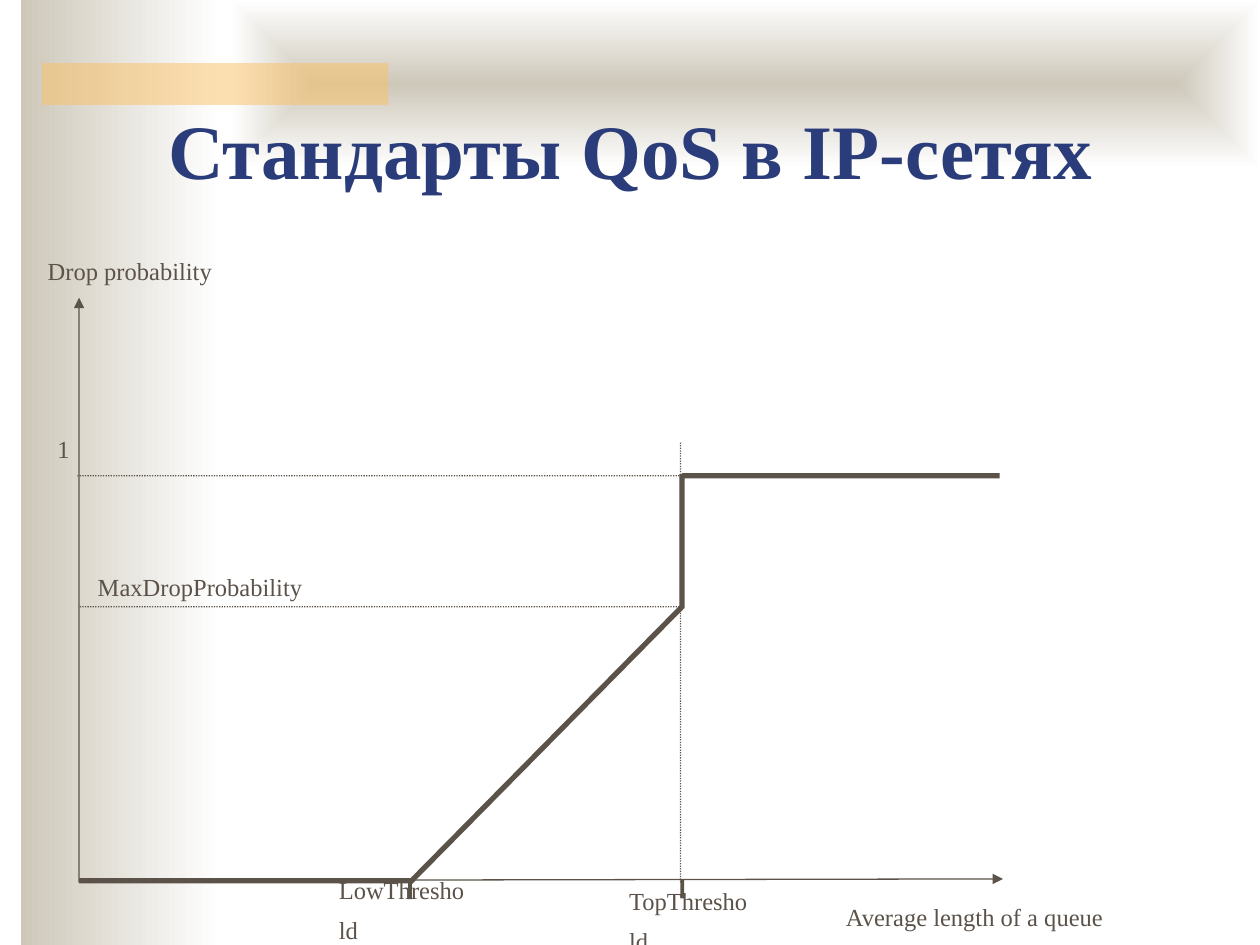
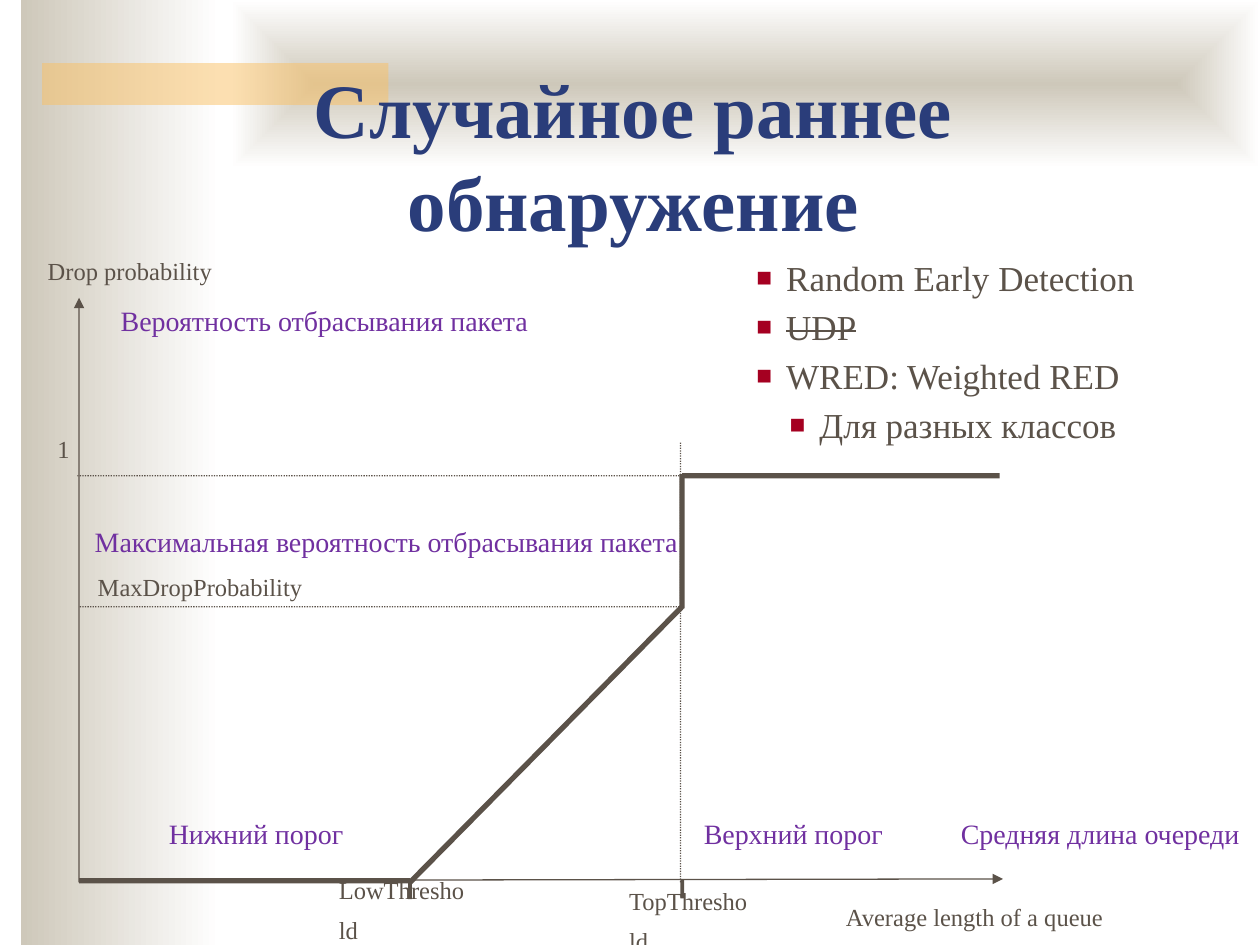
Before and after one commit to ukoloff/nets, a slide deck: slide 15 of lecture/13.pptx (slide 8 before the commit). Drawn at 1260x945 pixels with LibreOffice and Linux fonts; fonts in the diff are those of the drawing; background and template pictures are left out. Boxes give left, top, right and bottom in pixels: in the first picture for what was removed or moved away, otherwise in the second. Text is boxed around its words. In the diff, an @@ line names an element or a change of style, - is before the commit and + after.

```diff
--- a/lecture/13.pptx
+++ b/lecture/13.pptx
@@ text at (314, 78, 952, 246): text changed @@
-Стандарты QoS в IP-сетях
+Случайное раннее обнаружение
@@ text added at (786, 266, 1134, 445), 20 pt, text #5B5249 @@
+■ Random Early Detection
+■ UDP
+■ WRED: Weighted RED
+  ■ Для разных классов
@@ text added at (121, 311, 527, 337), 16 pt, text #7030A0 @@
+Вероятность отбрасывания пакета
@@ text added at (95, 532, 677, 557), 16 pt, text #7030A0 @@
+Максимальная вероятность отбрасывания пакета
@@ text added at (169, 825, 343, 849), 16 pt, text #7030A0 @@
+Нижний порог
@@ text added at (704, 825, 882, 849), 16 pt, text #7030A0 @@
+Верхний порог
@@ text added at (961, 825, 1240, 849), 16 pt, text #7030A0 @@
+Средняя длина очереди
```
Also in this commit, not shown: 8 other slides changed, 9 slides added, 1 slide removed.
